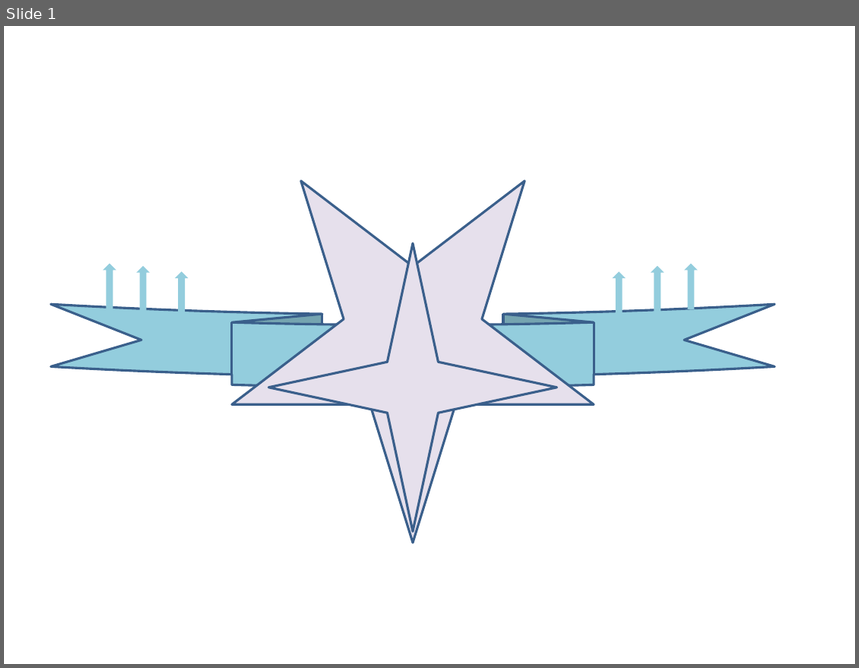
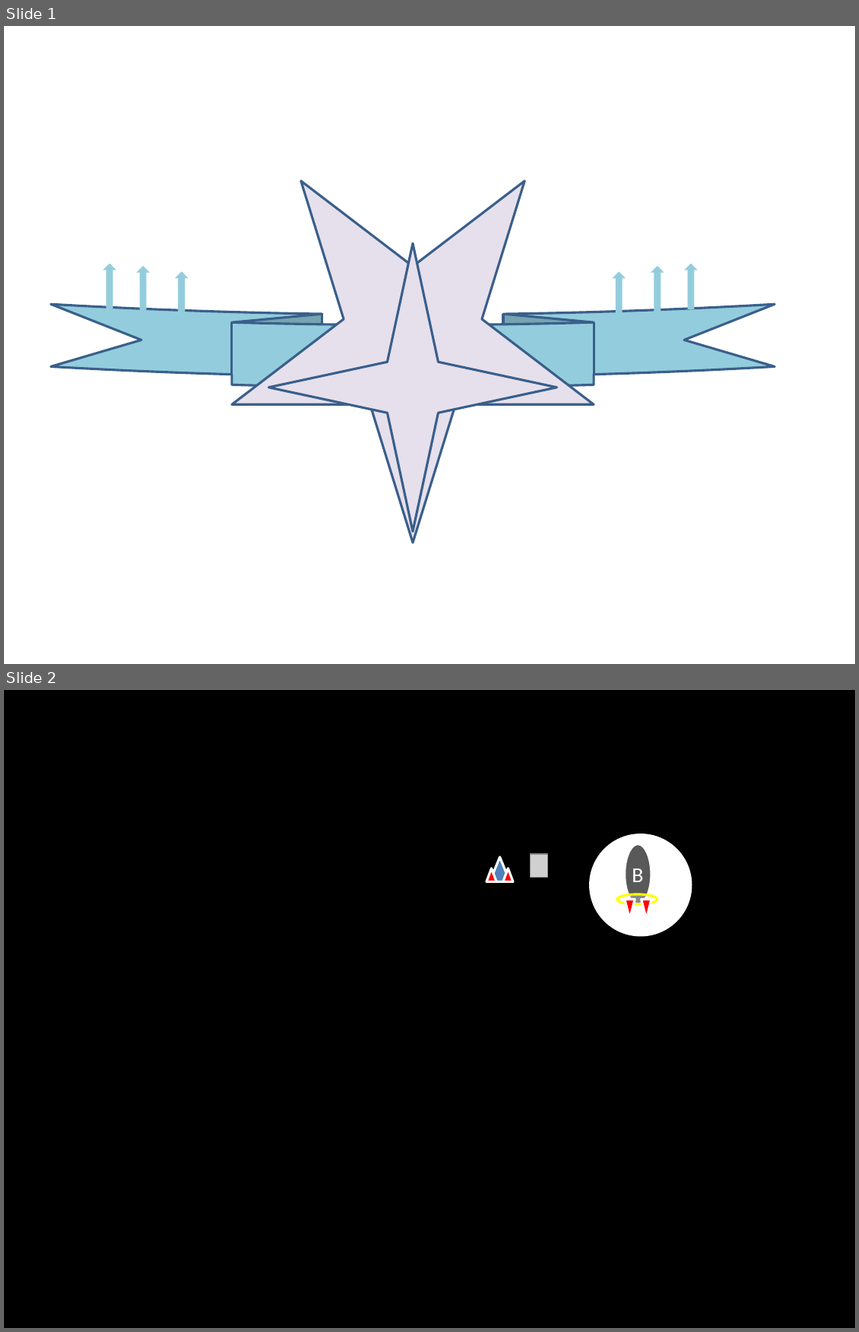
Before and after one commit to fcater/star-wars-teenager_version-python-game-, a slide deck: 图形.pptx. Shown one above the other, each under a label of ours: slide 1 before the commit, slides 1 and 2 after it. The pictures are 859x668 and 859x1332 pixels, drawn with LibreOffice and Linux fonts; fonts in the diff are those of the drawing; grey boxes stand for pictures. Boxes give left, top, right and bottom in pixels: in the first picture for what was removed or moved away, otherwise in the second. Text is boxed around its words. In the diff, an @@ line names an element or a change of style, - is before the commit and + after.

```diff
--- a/图形.pptx
+++ b/图形.pptx
@@ slide 2 added at <box>4,690,855,1328</box>, background #000000 @@
@@ ellipse added at <box>591,834,691,935</box>, fill #FFFFFF, outline #FFFFFF 2 pt @@
@@ triangle added at <box>487,869,496,882</box>, fill #FF0000, outline #FFFFFF 2 pt @@
@@ triangle added at <box>490,857,510,882</box>, fill #4F81BD, outline #FFFFFF 2 pt @@
@@ triangle added at <box>503,869,513,882</box>, fill #FF0000, outline #FFFFFF 2 pt @@
@@ picture added at <box>530,854,548,877</box> @@
@@ group added at <box>617,844,657,920</box>: 2 ellipses, 2 triangles, 1 text @@
+B
```
Also in this commit, not shown: 1 other slide added, 1 slide removed, 17 other files.
